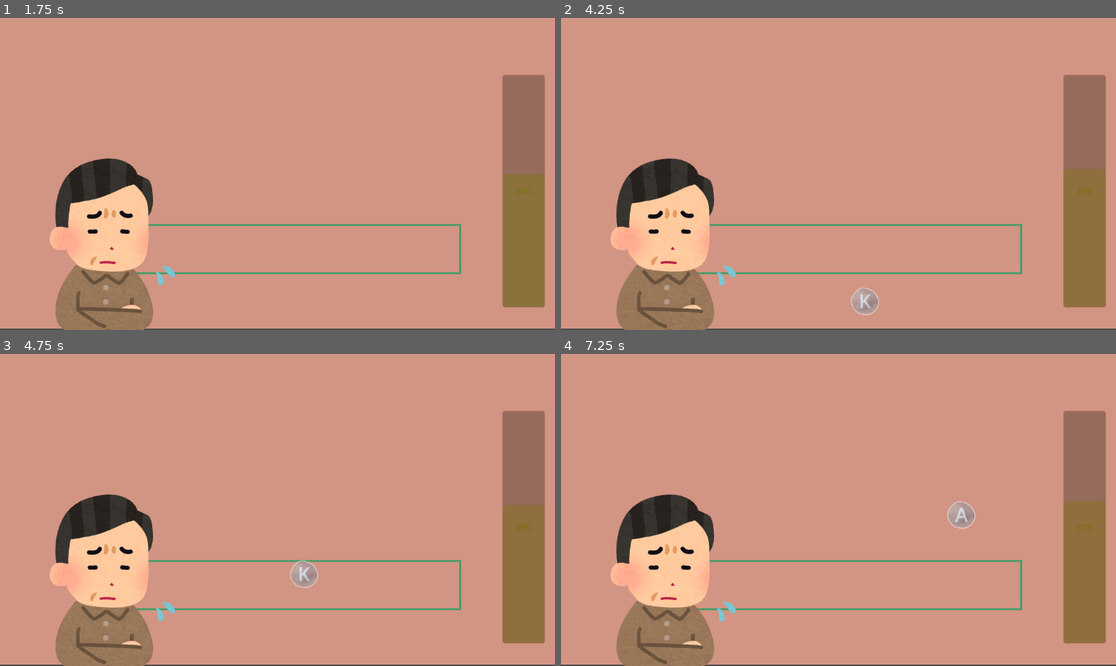
Above: before the commit, frames 1-4 (two rows, left to right).
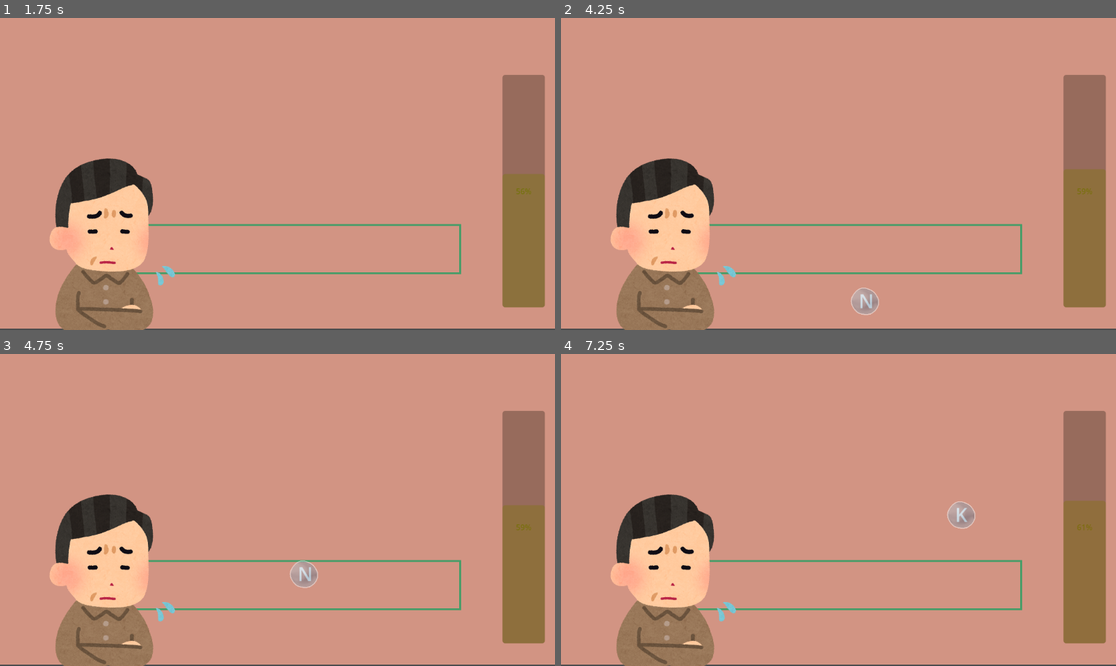
Above: after the commit, the same moments.

Repository: eliasescalante/atEase
Game: Godot game, scene res://scenes/main.tscn
Same seed, same stepped clock (60 frames per second), same inputs: the game is played once before the commit and once after it.
Inputs:
- Up to frame 1 (1.75 s): click "Start🌟" at 0.5 s; tap Enter at 1.25 s
- Up to frame 2 (4.25 s): no input
- Up to frame 3 (4.75 s): no input
- Up to frame 4 (7.25 s): no input

Frame 1 is identical in both runs. In frame 2, less than 0.1% of the frame differs, in the area x 54-57%, y 88-94%; in frame 3, less than 0.1%; in frame 4, less than 0.1%, in the area x 70-74%, y 49-54%.

Commit message:
gameplay adjustment

Diff:
--- a/scripts/level_1.gd
+++ b/scripts/level_1.gd
@@ -22,7 +22,7 @@
 @export var bubble_timer_min_wait: float = 0.8
 @export var bubble_timer_max_wait: float = 3
 
-var letters = "ASDFJKLN"
+var letters = "ASDFJKLNEIC"
 
 func _ready():
 	timeLimit_timer.timeout.connect(_on_timeLimit_timer_timeout)
